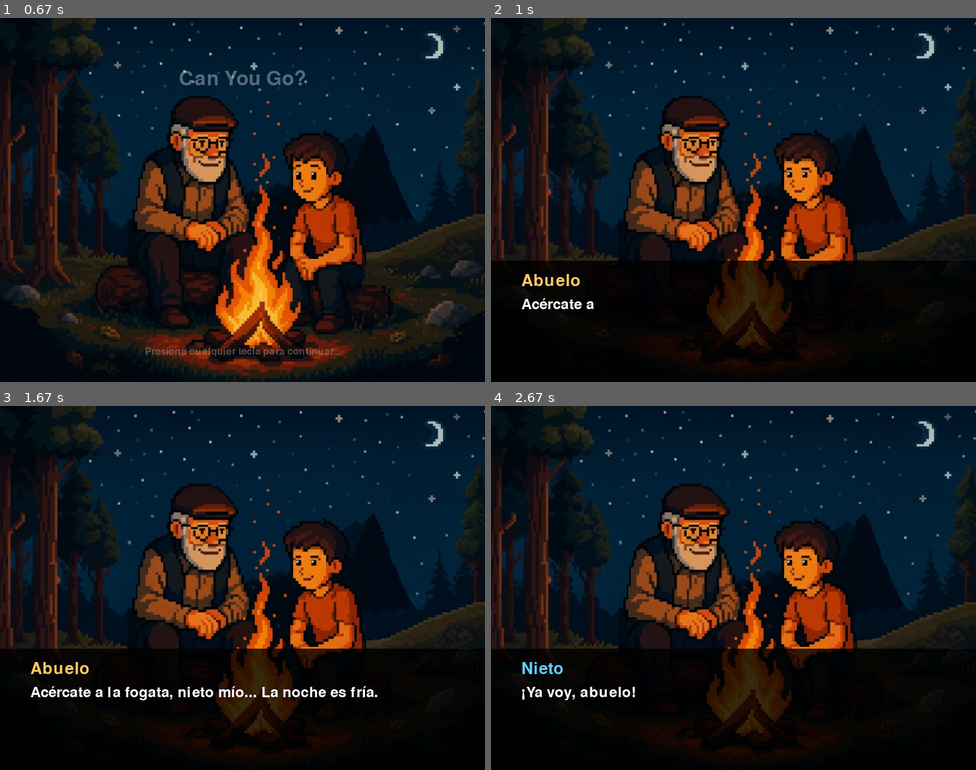
Above: before the commit, frames 1-4 (two rows, left to right).
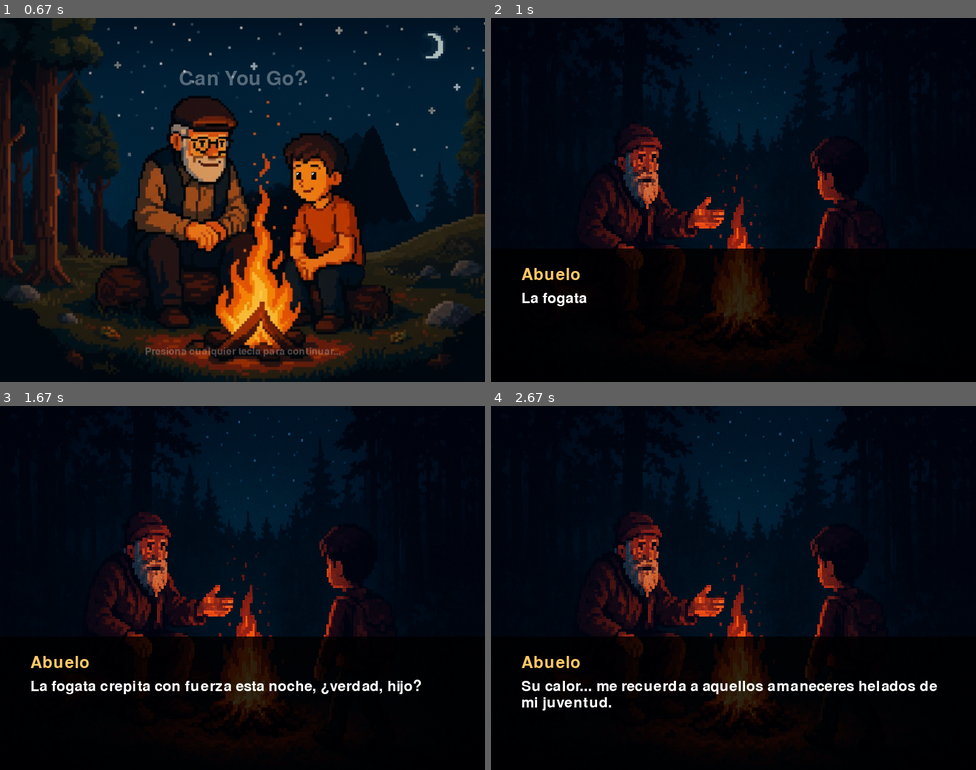
Above: after the commit, the same moments.

Repository: juanjore0/ComputacionGrafica
Game: pygame game, started from proyecto_juego/src/main.py
Same seed, same stepped clock (60 frames per second), same inputs: the game is played once before the commit and once after it.
Inputs (mouse positions are in pixels of both pictures, inside the frame that each line leads up to):
- Up to frame 1 (0.67 s): click (135, 305) at 0.38 s
- Up to frame 2 (1 s): hold Right from 0.67 s (still down); move the mouse to (733, 221) at 0.7 s
- Up to frame 3 (1.67 s): release Right at 1.13 s; tap Enter at 1.17 s
- Up to frame 4 (2.67 s): tap Space at 2.17, 2.57 s

Frame 1 is identical in both runs. In frame 2, 37% of the frame differs, in the area x 0-100%, y 0-96%; in frame 3, 39%; in frame 4, 39%.

Commit message:
cinematica intro completa

Diff:
--- a/proyecto_juego/src/cinematica.py
+++ b/proyecto_juego/src/cinematica.py
@@ -6,55 +6,85 @@
     def __init__(self, pantalla):
         self.pantalla = pantalla
 
-        # Fuentes para el texto
         self.font_dialogo = pygame.font.Font(None, 36)
         self.font_nombre = pygame.font.Font(None, 40)
         self.font_instruccion = pygame.font.Font(None, 24)
 
-        # Cargar imagen de fondo (La fogata)
+        # --- CARGA DE IMÁGENES ---
+        self.fondos = {}
         base = os.path.dirname(os.path.dirname(os.path.abspath(__file__)))
-
-        ruta_fondo = os.path.join(base, 'assets', 'images', 'backgrounds', 'fogata6.png')
-
-        try:
-            self.fondo = pygame.image.load(ruta_fondo).convert()
-            self.fondo = pygame.transform.scale(self.fondo, (ANCHO, ALTO))
-        except:
-            # Fallback: Fondo oscuro (marrón noche) si no hay imagen aún
-            self.fondo = pygame.Surface((ANCHO, ALTO))
-            self.fondo.fill((20, 10, 5))
-
-        # --- DIÁLOGOS DE LA HISTORIA ---
+        ruta_imgs = os.path.join(base, 'assets', 'images', 'backgrounds')
+
+        # Lista de claves y nombres de archivo
+        lista_imagenes = {
+            'fogata': 'intro_fogata.png',
+            'camino': 'historia_camino.png',
+            'rio': 'historia_rio.png',
+            'final': 'historia_final.png'
+        }
+
+        print("--- CARGANDO CINEMÁTICA ---")
+        for clave, nombre_archivo in lista_imagenes.items():
+            ruta = os.path.join(ruta_imgs, nombre_archivo)
+            try:
+                img = pygame.image.load(ruta).convert()
+                img = pygame.transform.scale(img, (ANCHO, ALTO))
+                self.fondos[clave] = img
+                print(f"✓ Cargado: {nombre_archivo}")
+            except Exception as e:
+                print(f"⚠ Error cargando {nombre_archivo}: {e}")
+                # Fallback: Color sólido si falta la imagen
+                surf = pygame.Surface((ANCHO, ALTO))
+                surf.fill((20, 10, 30))
+                self.fondos[clave] = surf
+
+        self.fondo_actual = self.fondos['fogata']
+
+        # --- DIÁLOGOS ---
         self.dialogos = [
-            ("Abuelo", "Acércate a la fogata, nieto mío... La noche es fría."),
-            ("Nieto", "¡Ya voy, abuelo!"),
-            ("Nieto", "¿Qué historia nos contarás hoy?"),
-            ("Abuelo", "Je, je... Hoy te contaré sobre aquellos días lejanos..."),
-            ("Abuelo", "Cuando ir a la escuela no era tan fácil como tomar un autobús."),
-            ("Abuelo", "Era una verdadera odisea. Una aventura diaria."),
-            ("Abuelo", "Había rocas, ríos salvajes, bosques densos..."),
-            ("Abuelo", "Y yo solo era un niño, decidido a aprender."),
-            ("Abuelo", "¿Crees que podrías haberlo logrado tú?"),
-            ("Abuelo", "Vamos a averiguarlo..."),
+            # FOGATA (Índices 0, 1, 2)
+            ("Abuelo", "La fogata crepita con fuerza esta noche, ¿verdad, hijo?"), # 0
+            ("Abuelo", "Su calor... me recuerda a aquellos amaneceres helados de mi juventud."), # 1
+            ("Nieto", "¿Amaneceres, abuelo?"), # 2
+
+            # CAMBIO A CAMINO (Índices 3, 4, 5)
+            ("Abuelo", "Sí... Cuando tenía tu edad, el mundo era muy distinto al que conoces."), # 3
+            ("Abuelo", "No había autobuses escolares, ni caminos pavimentados que facilitaran el viaje."), # 4
+            ("Abuelo", "Ir a la escuela era una auténtica batalla diaria contra la propia naturaleza."), # 5
+
+            # CAMBIO A RÍO (Índices 6, 7)
+            ("Abuelo", "Recuerdo bosques que parecían no tener fin y ríos caudalosos que rugían con furia."), # 6
+            ("Abuelo", "Cada día era una prueba de valor y resistencia, solo por el deseo de aprender."), # 7
+
+            # CAMBIO A FINAL (Índices 8, 9)
+            ("Abuelo", "Cierra los ojos e imagina que eres yo en aquel entonces, enfrentando lo desconocido."), # 8
+            ("Abuelo", "Dime... ¿Crees que tienes lo necesario para llegar?"), # 9
         ]
 
-        # Variables de control
+        # --- MAPA DE CAMBIOS DE FONDO ---
+        self.cambios_fondo = {
+            0: 'fogata',
+            3: 'camino',
+            6: 'rio',
+            8: 'final'
+        }
+
         self.indice_dialogo = 0
         self.texto_actual = ""
         self.letra_indice = 0
-        self.velocidad_texto = 2  # Velocidad de escritura (más bajo es más rápido)
+        self.velocidad_texto = 2
         self.contador_ticks = 0
         self.terminado_escribir = False
 
         self.activo = True
 
     def reiniciar(self):
-        """Reinicia la cinemática para verla desde el principio"""
         self.indice_dialogo = 0
         self.texto_actual = ""
         self.letra_indice = 0
         self.terminado_escribir = False
         self.activo = True
+        self.fondo_actual = self.fondos['fogata']
 
     def manejar_eventos(self):
         for event in pygame.event.get():
@@ -63,28 +93,30 @@
 
             if event.type == pygame.KEYDOWN:
                 if event.key == pygame.K_ESCAPE:
-                    return 'saltar' # Opción para saltar la intro
+                    return 'saltar'
 
                 if event.key == pygame.K_SPACE or event.key == pygame.K_RETURN:
                     if not self.terminado_escribir:
-                        # Si no terminó de escribir, completar la frase de golpe
                         personaje, frase = self.dialogos[self.indice_dialogo]
                         self.texto_actual = frase
                         self.terminado_escribir = True
                     else:
-                        # Si ya terminó, pasar al siguiente diálogo
                         self.indice_dialogo += 1
                         self.letra_indice = 0
                         self.texto_actual = ""
                         self.terminado_escribir = False
 
-                        # Si no hay más diálogos, terminar
                         if self.indice_dialogo >= len(self.dialogos):
                             return 'terminar'
+
+                        # --- VERIFICAR CAMBIO DE FONDO ---
+                        if self.indice_dialogo in self.cambios_fondo:
+                            clave_nueva = self.cambios_fondo[self.indice_dialogo]
+                            self.fondo_actual = self.fondos[clave_nueva]
+
         return None
 
     def actualizar(self):
-        # Lógica de máquina de escribir
         if self.indice_dialogo < len(self.dialogos):
             personaje, frase = self.dialogos[self.indice_dialogo]
 
@@ -98,12 +130,38 @@
                     else:
                         self.terminado_escribir = True
 
+    def dibujar_texto_multilinea(self, texto, x, y, max_ancho, color):
+        """Dibuja texto dividiéndolo en varias líneas si excede el ancho"""
+        palabras = texto.split(' ')
+        lineas = []
+        linea_actual = ""
+
+        for palabra in palabras:
+            prueba_linea = linea_actual + palabra + " "
+            ancho_linea, _ = self.font_dialogo.size(prueba_linea)
+
+            if ancho_linea < max_ancho:
+                linea_actual = prueba_linea
+            else:
+                lineas.append(linea_actual)
+                linea_actual = palabra + " "
+
+        lineas.append(linea_actual)
+
+        # Dibujar cada línea
+        altura_linea = self.font_dialogo.get_linesize()
+        for i, linea in enumerate(lineas):
+            texto_surface = self.font_dialogo.render(linea, True, color)
+            self.pantalla.blit(texto_surface, (x, y + (i * altura_linea)))
+
     def dibujar(self):
-        self.pantalla.blit(self.fondo, (0, 0))
-
-        # Panel de texto (fondo negro semitransparente abajo)
-        superficie_panel = pygame.Surface((ANCHO, 200))
-        superficie_panel.set_alpha(200)
+        # Dibujar el fondo actual
+        self.pantalla.blit(self.fondo_actual, (0, 0))
+
+        # Panel de texto más alto para acomodar varias líneas
+        altura_panel = 220
+        superficie_panel = pygame.Surface((ANCHO, altura_panel))
+        superficie_panel.set_alpha(210)
         superficie_panel.fill((0, 0, 0))
         rect_panel = superficie_panel.get_rect(bottom=ALTO)
         self.pantalla.blit(superficie_panel, rect_panel)
@@ -111,33 +169,35 @@
         if self.indice_dialogo < len(self.dialogos):
             personaje, frase = self.dialogos[self.indice_dialogo]
 
-            # Color del nombre según personaje
-            # Abuelo: Naranja cálido, Nieto: Azul claro
             color_nombre = (255, 200, 100) if personaje == "Abuelo" else (100, 200, 255)
 
-            # Dibujar Nombre
+            # Nombre
             texto_nombre = self.font_nombre.render(personaje, True, color_nombre)
-            self.pantalla.blit(texto_nombre, (50, ALTO - 180))
-
-            # Dibujar Texto
-            texto_dialogo = self.font_dialogo.render(self.texto_actual, True, (255, 255, 255))
-            self.pantalla.blit(texto_dialogo, (50, ALTO - 140))
-
-            # Indicador de "Siguiente" (Parpadeante)
+            # Subimos un poco el nombre para dar espacio al texto
+            self.pantalla.blit(texto_nombre, (50, ALTO - 190))
+
+            # --- USAR EL NUEVO DIBUJADO MULTILÍNEA ---
+            margen_x = 50
+            ancho_maximo = ANCHO - (margen_x * 2) # Margen de 50px a cada lado
+            self.dibujar_texto_multilinea(
+                self.texto_actual,
+                margen_x,
+                ALTO - 150,
+                ancho_maximo,
+                (255, 255, 255)
+            )
+
             if self.terminado_escribir:
                 if (pygame.time.get_ticks() // 500) % 2 == 0:
-                    flecha = self.font_instruccion.render("Presiona ESPACIO para continuar ▼", True, (150, 150, 150))
-                    self.pantalla.blit(flecha, (ANCHO - 350, ALTO - 40))
+                    flecha = self.font_instruccion.render("Presiona ESPACIO ->", True, (150, 150, 150))
+                    self.pantalla.blit(flecha, (ANCHO - 250, ALTO - 40))
 
     def mostrar(self, clock, fps):
-        """Bucle principal de la cinemática"""
         while self.activo:
             accion = self.manejar_eventos()
 
-            if accion == 'salir':
-                return 'salir'
-            elif accion == 'saltar' or accion == 'terminar':
-                return 'menu' # Ir al menú principal al terminar
+            if accion == 'salir': return 'salir'
+            elif accion == 'saltar' or accion == 'terminar': return 'menu'
 
             self.actualizar()
             self.dibujar()
Binary file added: proyecto_juego/assets/images/backgrounds/historia_camino.png
Binary file added: proyecto_juego/assets/images/backgrounds/historia_final.png
Binary file added: proyecto_juego/assets/images/backgrounds/historia_rio.png
Binary file added: proyecto_juego/assets/images/backgrounds/intro_fogata.png
